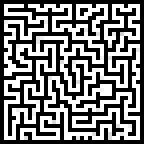
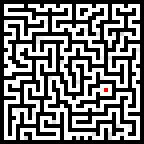
Layer changes from the first (144, 144) image to the second:
painted on "Слой 1" over [104, 88, 108, 92]
